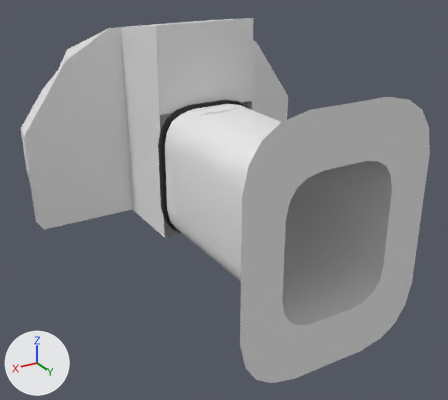
The Blender file Models/NeistAir/18CRJ.blend as it was, and as the next commit left it.
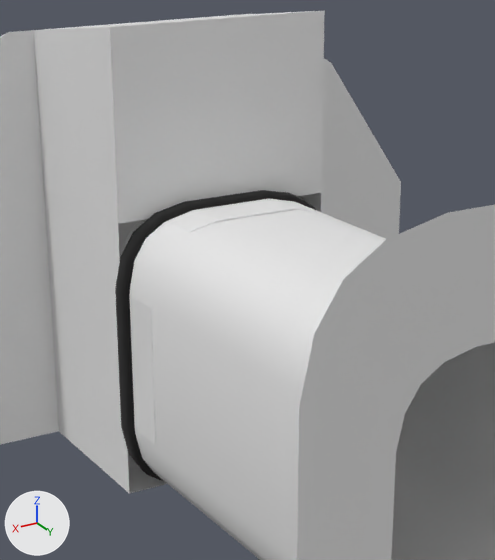
Old and new are each drawn whole from a 50 mm lens placed at (1.473, 2.601, 1.202), pointed at (-0.127, -0.066, -0.132) and again close up on the part from 24% to 74% of the width and 3% to 67% of the height. Arrows for +X, +Y and +Z are at lower left; the lights stay in place.

In view in the first close-up: 'Hatch_Plane_Frame', 'cutout', 'flange', 'shellCollider', 'tube'.
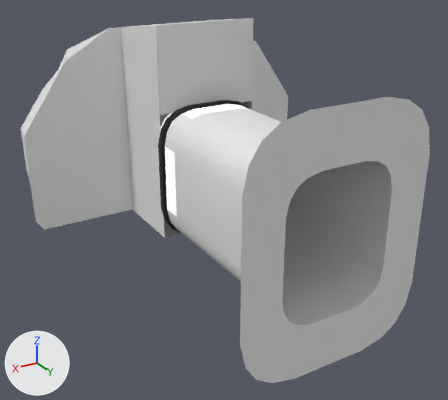
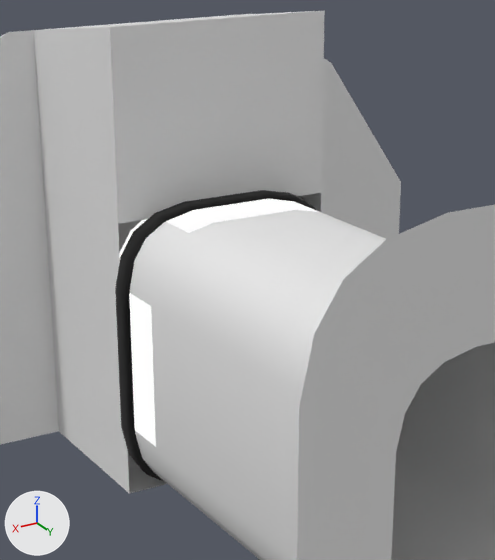
Pixel boxes [x1, y1, x2, y2] of what changed, in the close-ups (495 x 560 px):
```json
{"object": "cutout", "change": "recoloured", "before": [119, 199, 318, 447], "after": [119, 199, 318, 447]}
```

Edits to the scene script, one JSON object a line:
```json
{"op": "add", "block": "mat_material", "code": ["mat_material = bpy.data.materials.new('Material')", "# nodes: Emission, Group, LightPath, MixShader, OutputMaterial", "# colours: white #ffffff"]}
{"block": "me_cutout", "where": "me_cutout.from_pydata(...)  # 188 vertices, 76 faces; spans x -0.258..0.258, y -0.056..0.127, z -0.327..0.327"}
{"op": "remove", "block": "me_cutout", "code": "me_cutout.materials.append(mat_main_002)  # white #e7e7e7"}
{"op": "add", "block": "me_cutout", "code": "me_cutout.materials.append(mat_material)"}
```
